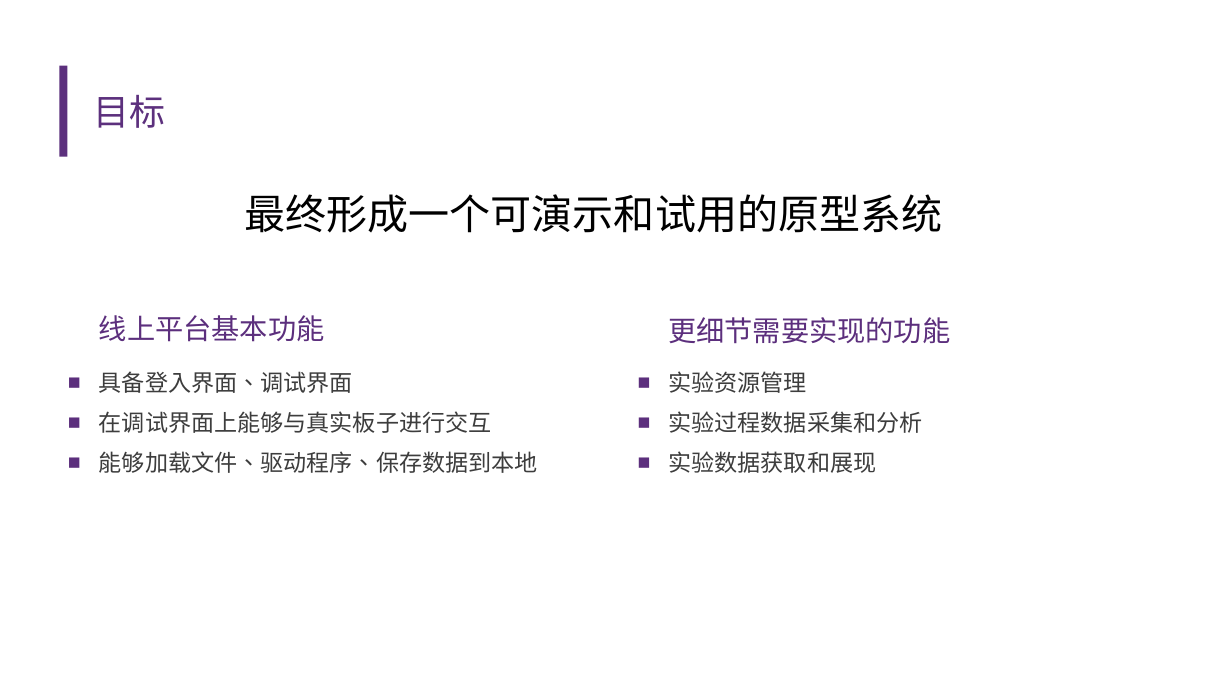
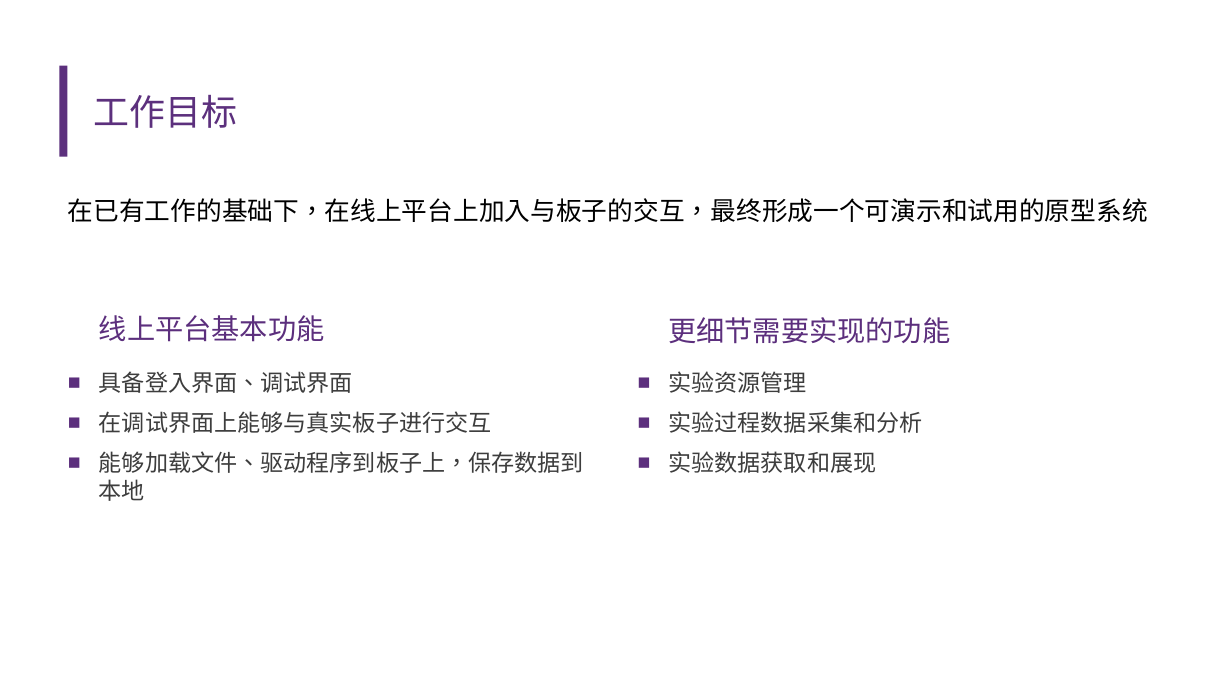
Before and after one commit to nubbi3/graduation-projects, a slide deck: slide 8 of PPT/30號答辯ppt(初版).pptx (slide 6 before the commit). Drawn at 1232x693 pixels with LibreOffice and Linux fonts; fonts in the diff are those of the drawing. Boxes give left, top, right and bottom in pixels: in the first picture for what was removed or moved away, otherwise in the second. Text is boxed around its words. In the diff, an @@ line names an element or a change of style, - is before the commit and + after.

```diff
--- a/PPT/30號答辯ppt(初版).pptx
+++ b/PPT/30號答辯ppt(初版).pptx
@@ title at [94, 95, 238, 128]: text changed; font Arial to Lato @@
-目标
+工作目标
@@ text at [68, 198, 1148, 222]: text changed; size 32 to 20 pt @@
-最终形成一个可演示和试用的原型系统
+在已有工作的基础下，在线上平台上加入与板子的交互，最终形成一个可演示和试用的原型系统
@@ text at [99, 451, 584, 501]: text changed @@
-■ 能够加载文件、驱动程序、保存数据到本地
+■ 能够加载文件、驱动程序到板子上，保存数据到本地
```
Also in this commit, not shown: 9 other slides changed, 2 slides added, 2 slides removed, 2 other files.
